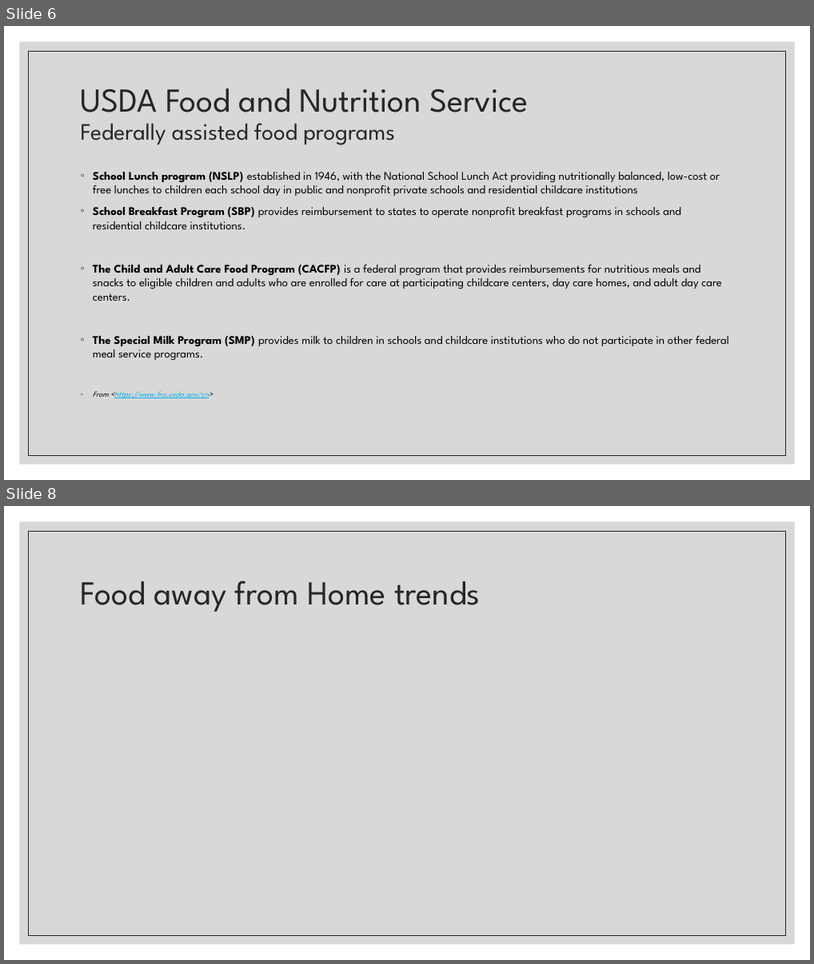
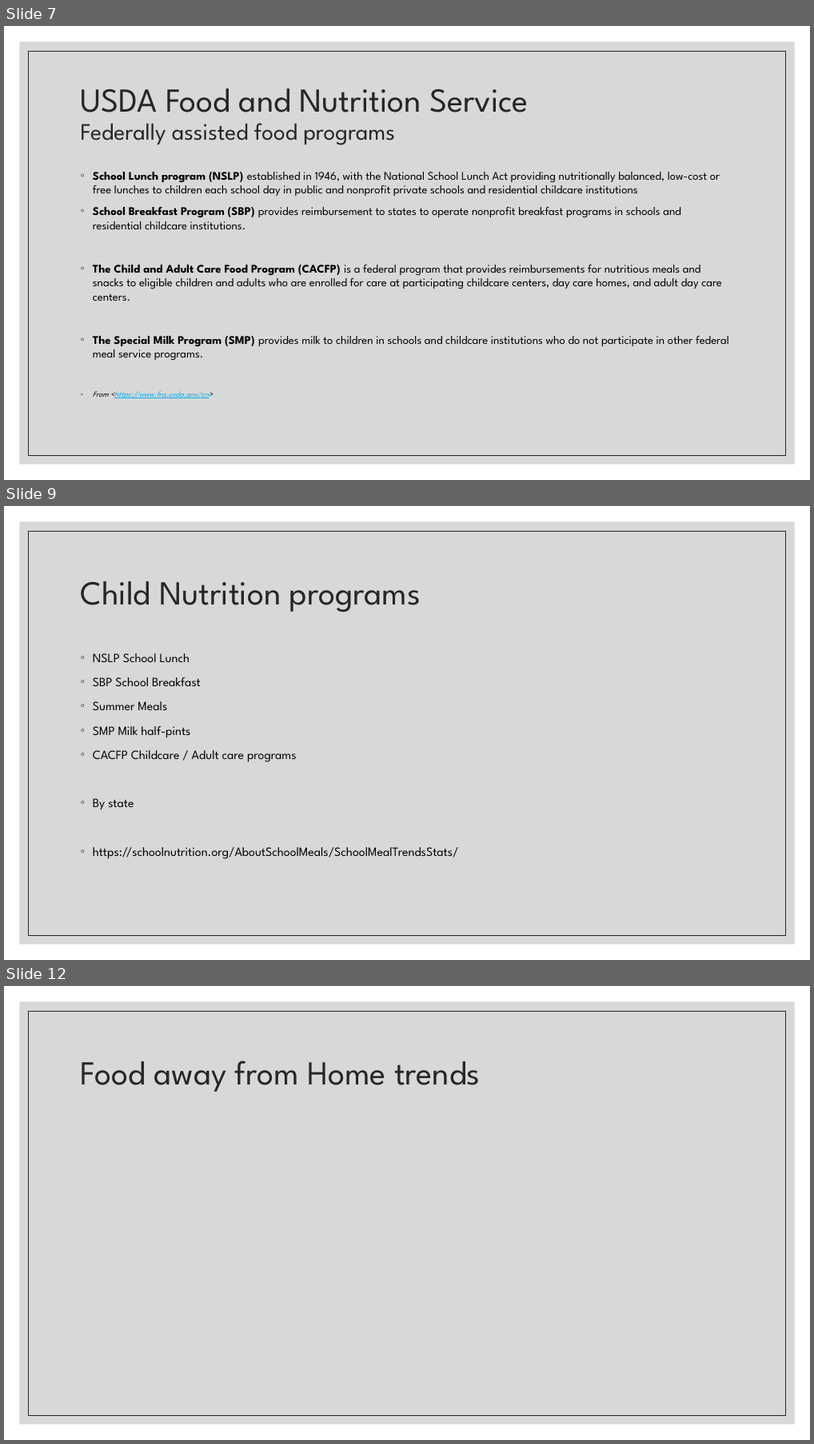
Before and after one commit to annrinTN/capstone_annrumsey, a slide deck: NSS Capstone Ann Rumsey.pptx. Shown one above the other, each under a label of ours: slides 6 and 8 before the commit, slides 7, 9 and 12 after it; the slides between them are not shown. The pictures are 814x964 and 814x1444 pixels, drawn with LibreOffice and Linux fonts; fonts in the diff are those of the drawing. Boxes give left, top, right and bottom in pixels: in the first picture for what was removed or moved away, otherwise in the second. Text is boxed around its words. In the diff, an @@ line names an element or a change of style, - is before the commit and + after.

```diff
--- a/NSS Capstone Ann Rumsey.pptx
+++ b/NSS Capstone Ann Rumsey.pptx
@@ slide 9 added at box(4, 506, 810, 960), background #FFFFFF; not listed: 2 template elements that a slide beside it also shows @@
@@ title added at box(81, 581, 421, 612), 40 pt, text #262626 @@
+Child Nutrition programs
@@ text added at box(93, 653, 459, 859), 15 pt, text #000000 @@
+◦ NSLP School Lunch
+◦ SBP School Breakfast
+◦ Summer Meals
+◦ SMP Milk half-pints
+◦ CACFP Childcare / Adult care programs
+◦ By state
+◦ https://schoolnutrition.org/AboutSchoolMeals/SchoolMealTrendsStats/
@@ what was slide 6 is now slide 7 @@
@@ what was slide 8 is now slide 12 @@
```
Also in this commit, not shown: 2 slides changed, 8 other slides added, 9 other files.
